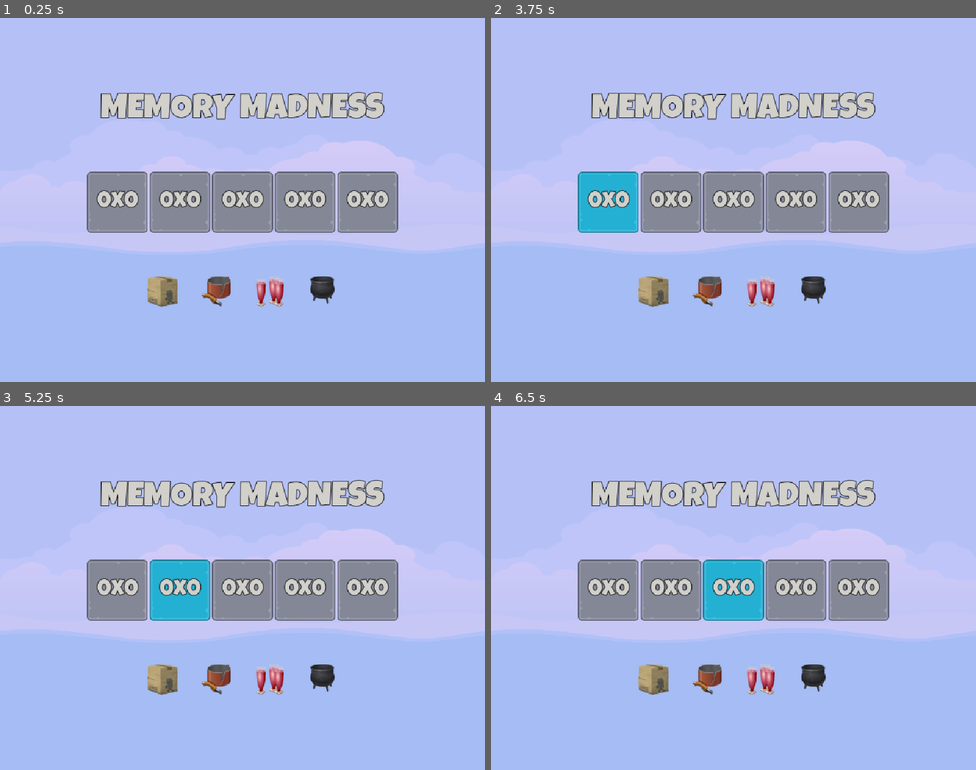
Above: before the commit, frames 1-4 (two rows, left to right).
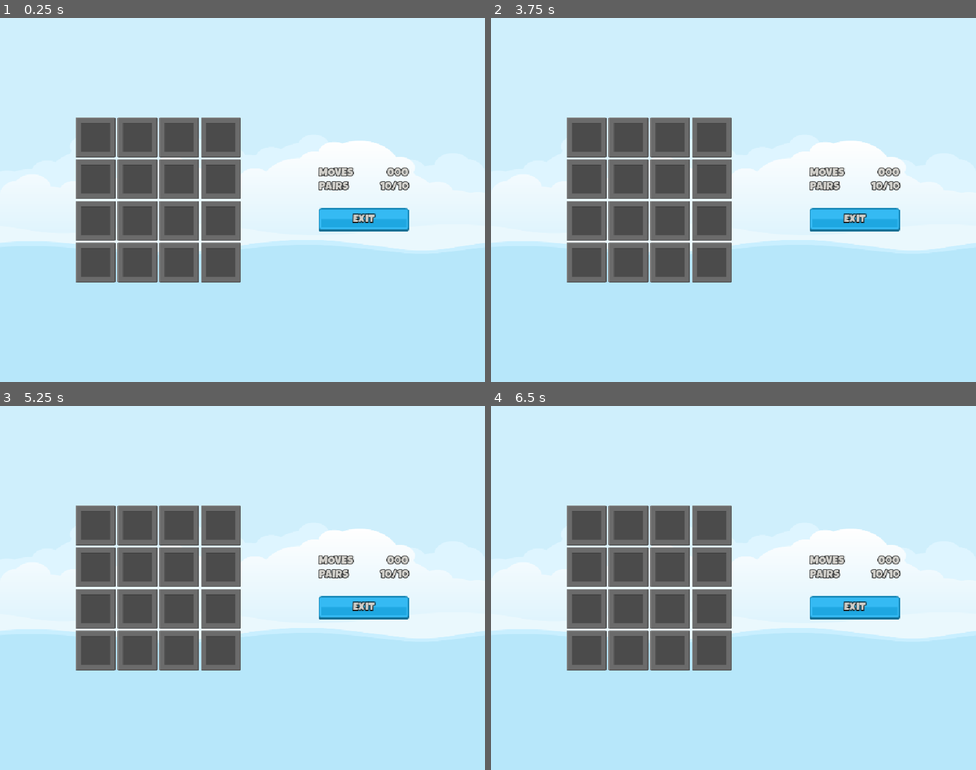
Above: after the commit, the same moments.

Repository: LHO-Developments/Godot-Projects
Game: Godot game, scene res://Scenes/Master/Master.tscn
The game is run twice, just before and just after one commit, with the same random seed, the same clock (stepped at 60 frames per second) and the same inputs.
Inputs (mouse positions are in pixels of both pictures, inside the frame that each line leads up to):
- Up to frame 1 (0.25 s): no input
- Up to frame 2 (3.75 s): click (588, 138) at 0.52 s; click (626, 138) at 1.27 s; click (670, 138) at 2.02 s; click (714, 138) at 2.77 s; click (588, 178) at 3.52 s
- Up to frame 3 (5.25 s): click (135, 566) at 4.27 s; click (179, 566) at 5.02 s
- Up to frame 4 (6.5 s): click (714, 566) at 5.77 s

The runs differ from the first frame. In frame 1, 100% of the frame differs, in the area x 0-100%, y 0-100%; in frame 2, 100%; in frame 3, 100%; in frame 4, 100%.

Commit message:
Create game layout

Diff:
--- /dev/null
+++ b/Memory Madness/memory-madness/Resources/Label_White_24.tres
@@ -0,0 +1,10 @@
+[gd_resource type="LabelSettings" format=3 uid="uid://dwks2cb2bmbxb"]
+
+[ext_resource type="FontFile" uid="uid://c2gt4q4ev7wj1" path="res://Assets/fonts/LuckiestGuy-Regular.ttf" id="1_jomve"]
+
+[resource]
+font = ExtResource("1_jomve")
+font_size = 24
+font_color = Color(0.82350725, 0.81576633, 0.79473406, 1)
+outline_size = 6
+outline_color = Color(0, 0, 0, 1)
--- /dev/null
+++ b/Memory Madness/memory-madness/Scenes/Game/Game.tscn
@@ -0,0 +1,154 @@
+[gd_scene format=3 uid="uid://5rq82ik7i04h"]
+
+[ext_resource type="PackedScene" uid="uid://cql5xay1b52lu" path="res://Scenes/MemoryTile/MemoryTile.tscn" id="1_rdw05"]
+[ext_resource type="LabelSettings" uid="uid://dwks2cb2bmbxb" path="res://Resources/Label_White_24.tres" id="2_gwu2e"]
+[ext_resource type="Texture2D" uid="uid://dk16kfwtqa4yi" path="res://Assets/ui/blue_button00.png" id="3_y3kpf"]
+[ext_resource type="Texture2D" uid="uid://xk4h4k6palx2" path="res://Assets/ui/yellow_button00.png" id="4_3k6gv"]
+[ext_resource type="Texture2D" uid="uid://ceu42wmi08uyy" path="res://Assets/ui/green_button00.png" id="5_1q8bt"]
+
+[node name="Game" type="Control" unique_id=1934863686]
+layout_mode = 3
+anchors_preset = 15
+anchor_right = 1.0
+anchor_bottom = 1.0
+grow_horizontal = 2
+grow_vertical = 2
+
+[node name="HB" type="HBoxContainer" parent="." unique_id=215923280]
+layout_mode = 1
+anchors_preset = 15
+anchor_right = 1.0
+anchor_bottom = 1.0
+grow_horizontal = 2
+grow_vertical = 2
+
+[node name="Spacer" type="Control" parent="HB" unique_id=82311389]
+layout_mode = 2
+size_flags_horizontal = 3
+
+[node name="GridContainer" type="GridContainer" parent="HB" unique_id=2006617988]
+layout_mode = 2
+size_flags_horizontal = 4
+size_flags_vertical = 4
+columns = 4
+
+[node name="MemoryTile" parent="HB/GridContainer" unique_id=1242308473 instance=ExtResource("1_rdw05")]
+layout_mode = 2
+
+[node name="MemoryTile2" parent="HB/GridContainer" unique_id=2038412772 instance=ExtResource("1_rdw05")]
+layout_mode = 2
+
+[node name="MemoryTile3" parent="HB/GridContainer" unique_id=2039302122 instance=ExtResource("1_rdw05")]
+layout_mode = 2
+
+[node name="MemoryTile4" parent="HB/GridContainer" unique_id=78118763 instance=ExtResource("1_rdw05")]
+layout_mode = 2
+
+[node name="MemoryTile5" parent="HB/GridContainer" unique_id=808360577 instance=ExtResource("1_rdw05")]
+layout_mode = 2
+
+[node name="MemoryTile6" parent="HB/GridContainer" unique_id=682522776 instance=ExtResource("1_rdw05")]
+layout_mode = 2
+
+[node name="MemoryTile7" parent="HB/GridContainer" unique_id=1925155215 instance=ExtResource("1_rdw05")]
+layout_mode = 2
+
+[node name="MemoryTile8" parent="HB/GridContainer" unique_id=1396920449 instance=ExtResource("1_rdw05")]
+layout_mode = 2
+
+[node name="MemoryTile9" parent="HB/GridContainer" unique_id=438083306 instance=ExtResource("1_rdw05")]
+layout_mode = 2
+
+[node name="MemoryTile10" parent="HB/GridContainer" unique_id=1136058516 instance=ExtResource("1_rdw05")]
+layout_mode = 2
+
+[node name="MemoryTile11" parent="HB/GridContainer" unique_id=353077067 instance=ExtResource("1_rdw05")]
+layout_mode = 2
+
+[node name="MemoryTile12" parent="HB/GridContainer" unique_id=1051165535 instance=ExtResource("1_rdw05")]
+layout_mode = 2
+
+[node name="MemoryTile13" parent="HB/GridContainer" unique_id=1225526584 instance=ExtResource("1_rdw05")]
+layout_mode = 2
+
+[node name="MemoryTile14" parent="HB/GridContainer" unique_id=1775462843 instance=ExtResource("1_rdw05")]
+layout_mode = 2
+
+[node name="MemoryTile15" parent="HB/GridContainer" unique_id=947897820 instance=ExtResource("1_rdw05")]
+layout_mode = 2
+
+[node name="MemoryTile16" parent="HB/GridContainer" unique_id=595182537 instance=ExtResource("1_rdw05")]
+layout_mode = 2
+
+[node name="Spacer2" type="Control" parent="HB" unique_id=653760690]
+layout_mode = 2
+size_flags_horizontal = 3
+
+[node name="VB" type="VBoxContainer" parent="HB" unique_id=1571123833]
+layout_mode = 2
+size_flags_horizontal = 4
+size_flags_vertical = 4
+
+[node name="HB" type="HBoxContainer" parent="HB/VB" unique_id=2062858430]
+layout_mode = 2
+
+[node name="Label" type="Label" parent="HB/VB/HB" unique_id=1084437356]
+layout_mode = 2
+size_flags_horizontal = 3
+text = "MOVES"
+label_settings = ExtResource("2_gwu2e")
+vertical_alignment = 1
+
+[node name="MovesLabel" type="Label" parent="HB/VB/HB" unique_id=488096420]
+layout_mode = 2
+text = "000"
+label_settings = ExtResource("2_gwu2e")
+horizontal_alignment = 2
+vertical_alignment = 1
+
+[node name="HB2" type="HBoxContainer" parent="HB/VB" unique_id=1972265061]
+layout_mode = 2
+
+[node name="Label" type="Label" parent="HB/VB/HB2" unique_id=1866517534]
+layout_mode = 2
+size_flags_horizontal = 3
+text = "PAIRS"
+label_settings = ExtResource("2_gwu2e")
+vertical_alignment = 1
+
+[node name="PairsLabel" type="Label" parent="HB/VB/HB2" unique_id=1421521039]
+layout_mode = 2
+text = "10/10"
+label_settings = ExtResource("2_gwu2e")
+horizontal_alignment = 2
+vertical_alignment = 1
+
+[node name="Control" type="Control" parent="HB/VB" unique_id=1055741356]
+custom_minimum_size = Vector2(0, 24)
+layout_mode = 2
+
+[node name="TextureButton" type="TextureButton" parent="HB/VB" unique_id=1535891119]
+layout_mode = 2
+texture_normal = ExtResource("3_y3kpf")
+texture_pressed = ExtResource("4_3k6gv")
+texture_hover = ExtResource("5_1q8bt")
+
+[node name="Label" type="Label" parent="HB/VB/TextureButton" unique_id=197945937]
+layout_mode = 1
+anchors_preset = 8
+anchor_left = 0.5
+anchor_top = 0.5
+anchor_right = 0.5
+anchor_bottom = 0.5
+offset_left = -23.0
+offset_top = -12.5
+offset_right = 23.0
+offset_bottom = 12.5
+grow_horizontal = 2
+grow_vertical = 2
+text = "EXIT"
+label_settings = ExtResource("2_gwu2e")
+
+[node name="Spacer3" type="Control" parent="HB" unique_id=103384697]
+layout_mode = 2
+size_flags_horizontal = 3
--- a/Memory Madness/memory-madness/Scenes/Master/Master.tscn
+++ b/Memory Madness/memory-madness/Scenes/Master/Master.tscn
@@ -2,6 +2,7 @@
 
 [ext_resource type="Texture2D" uid="uid://dhg5hikctmh0" path="res://Assets/images/backgroundEmpty.png" id="1_h6g34"]
 [ext_resource type="PackedScene" uid="uid://c4fyfnu4l4ki7" path="res://Scenes/Main/Main.tscn" id="2_o4rt4"]
+[ext_resource type="PackedScene" uid="uid://5rq82ik7i04h" path="res://Scenes/Game/Game.tscn" id="3_7tgqy"]
 
 [node name="Master" type="Control" unique_id=687834031]
 layout_mode = 3
@@ -22,4 +23,8 @@
 expand_mode = 1
 
 [node name="Main" parent="." unique_id=54145615 instance=ExtResource("2_o4rt4")]
+visible = false
 layout_mode = 1
+
+[node name="Game" parent="." unique_id=1934863686 instance=ExtResource("3_7tgqy")]
+layout_mode = 1
--- /dev/null
+++ b/Memory Madness/memory-madness/Scenes/MemoryTile/MemoryTile.tscn
@@ -0,0 +1,8 @@
+[gd_scene format=3 uid="uid://cql5xay1b52lu"]
+
+[ext_resource type="Texture2D" uid="uid://uxopsjhnkjuk" path="res://Assets/frames/hidden_frame_blank.png" id="1_dtpqw"]
+
+[node name="MemoryTile" type="TextureButton" unique_id=1242308473]
+offset_right = 40.0
+offset_bottom = 40.0
+texture_normal = ExtResource("1_dtpqw")
